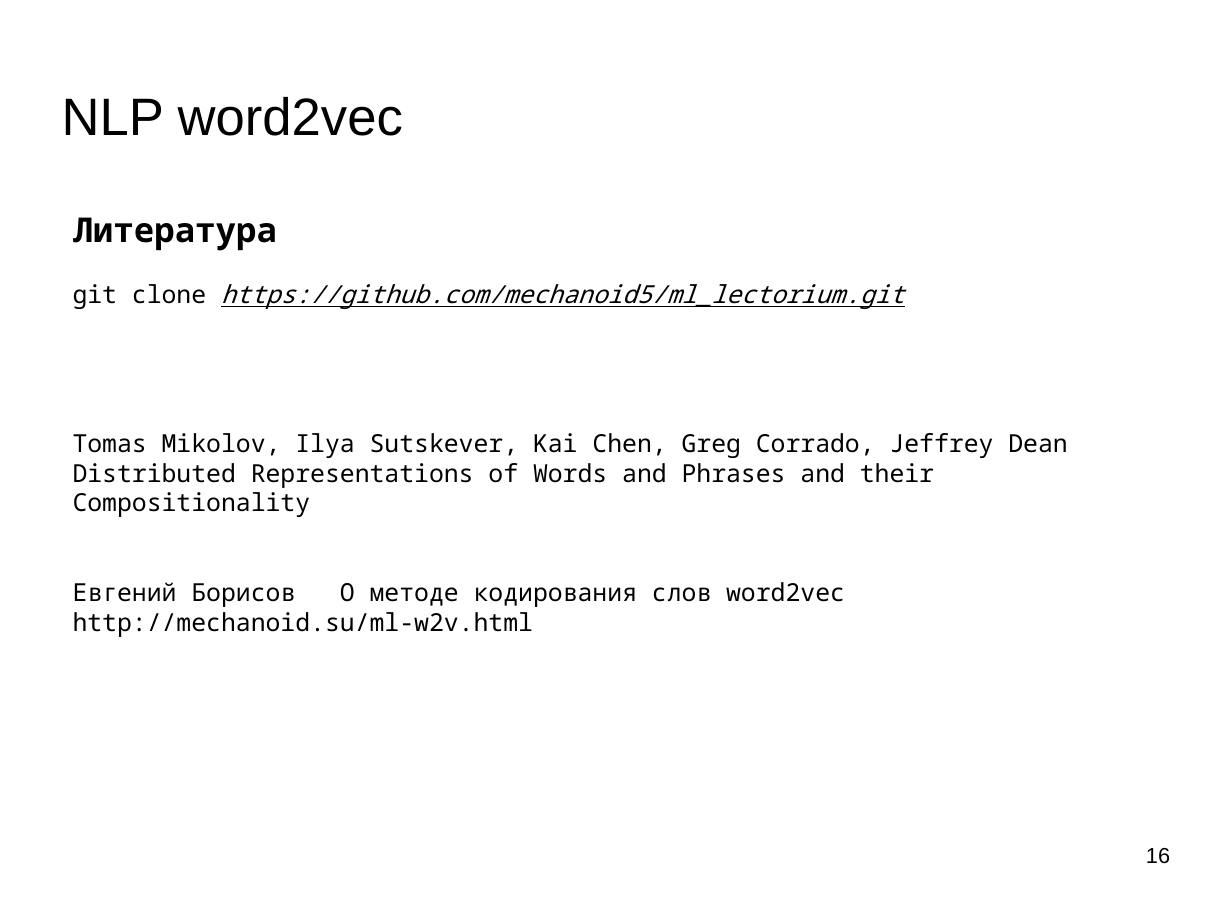
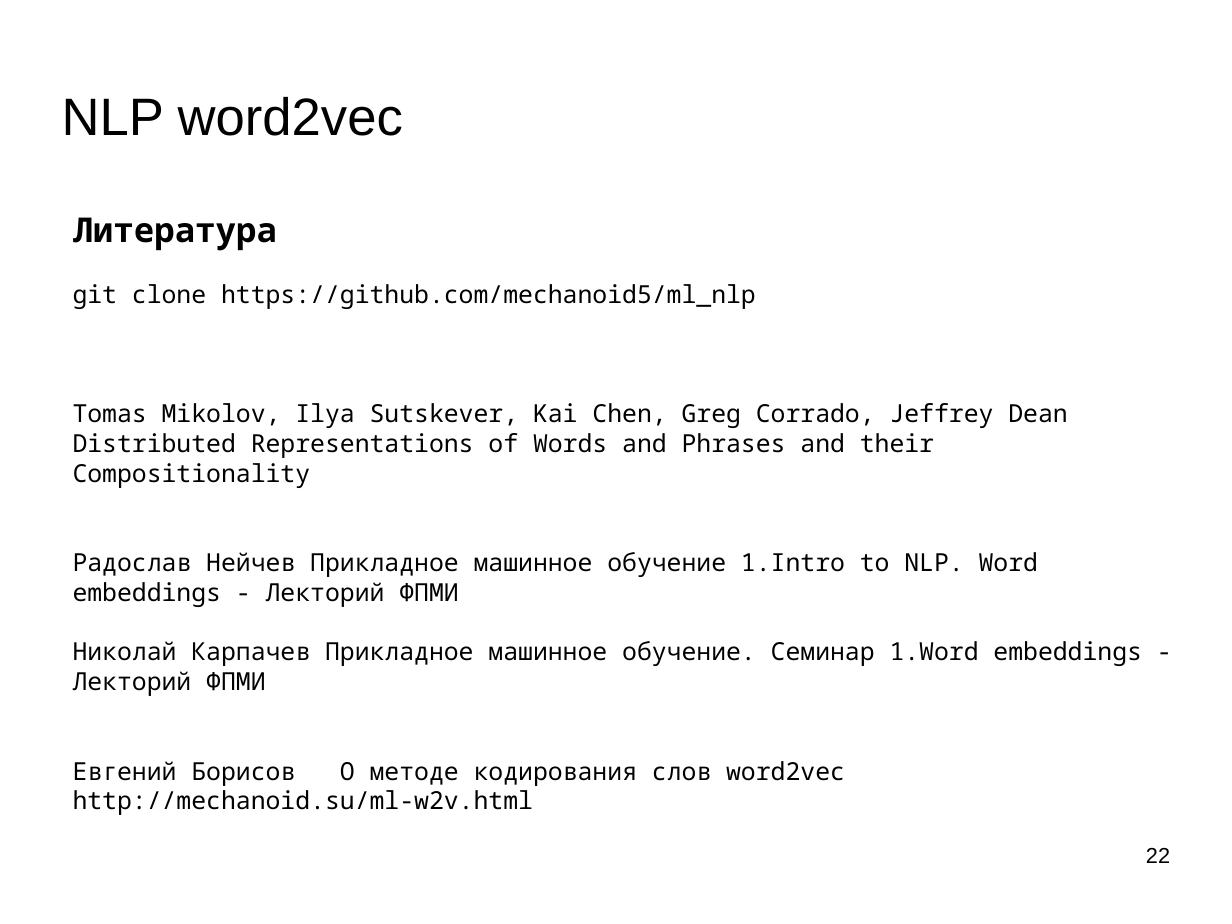
Before and after one commit to mechanoid5/ml_nlp_2022, a slide deck: slide 22 of 03-word2vec.odp (slide 16 before the commit). Drawn at 1232x924 pixels with LibreOffice and Linux fonts; fonts in the diff are those of the drawing; background and template pictures are left out. Boxes give left, top, right and bottom in pixels: in the first picture for what was removed or moved away, otherwise in the second. Text is boxed around its words. In the diff, an @@ line names an element or a change of style, - is before the commit and + after.

```diff
--- a/03-word2vec.odp
+++ b/03-word2vec.odp
@@ text at [73,284,756,309]: text changed; italic off @@
-git clone https://github.com/mechanoid5/ml_lectorium.git
+git clone https://github.com/mechanoid5/ml_nlp
@@ text at [73,552,1142,696]: paragraphs added @@
+Радослав Нейчев Прикладное машинное обучение 1.Intro to NLP. Word embeddings - Лекторий ФПМИ
+Николай Карпачев Прикладное машинное обучение. Семинар 1.Word embeddings - Лекторий ФПМИ
@@ page number at [1146,848,1170,863]: text changed @@
-16
+22
```
Also in this commit, not shown: 3 other slides changed, 6 slides added, 4 other files.
